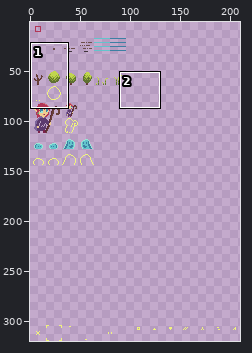
Pixel-art file -- assets/spritesheet.aseprite. The first picture is a wide view before the edit; the outline marks the close-up.
Close-up. The starting point:
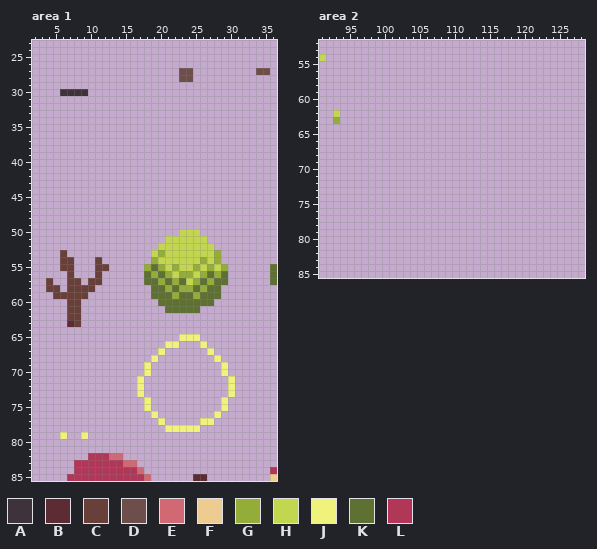
320x320 pixels, 1 frame. Shown: area 1: x 2..36, y 23..85; area 2: x 91..128, y 52..85. The wide view leaves out empty margins. The commit also changed other parts of the picture, which this record leaves out.
Palette (. is transparent): A #3f333b  B #5c2b34  C #684039  D #6d4e4b  E #d16974  F #eecb90  G #94ad39  H #c2d64f  J #eff37c  K #5f7132  L #b23657
Pixels before, area 1, first column x 4:
27 ...................DD.........DD.
28 ...................DD............
29 .................................
30 ..AAAA...........................
31 .................................
32 .................................
33 .................................
34 .................................
35 .................................
36 .................................
37 .................................
38 .................................
39 .................................
40 .................................
41 .................................
42 .................................
43 .................................
44 .................................
45 .................................
46 .................................
47 .................................
48 .................................
49 .................................
50 ...................HHH...........
51 .................HHHHHH..........
52 ................HHHHHHHH.........
53 ..C............HGHHHHHHHG........
54 ..CC...C.......GHHHHHHGHG........
55 ..CC...CC.....GKGHGHHGHGHG......K
56 ...C...C......KGKGHGGHGKGK......K
57 C..CC.CC......KKGKGKHGKGKK......K
58 CC.CCCC........KKGKGGKGKK........
59 .CCCCC.........KKKGKKGKKK........
60 ...CC...........KKKKKKKK.........
61 ...CC............KKKKK...........
62 ...CC............................
63 ...BC............................
64 .................................
65 ...................JJJ...........
66 .................JJ...J..........
67 ................J......J.........
68 ...............J........J........
69 ..............J..........J.......
70 ..............J..........J.......
71 .............J............J......
72 .............J............J......
73 .............J............J......
74 ..............J..........J.......
75 ..............J..........J.......
76 ...............J........J........
77 ................J.....JJ.........
78 .................JJJJJ...........
79 ..J..J...........................
80 .................................
81 .................................
82 ......LLLEE......................
83 ....LLLLLLLEE....................
84 ....LLLLLLLLLE..................L
85 ...LLLLLLLLLLLE......BB.........F
Pixels before, area 2, first column x 91:
54 H..
55 ...
56 ...
57 ...
58 ...
59 ...
60 ...
61 ...
62 ..H
63 ..G
The result:
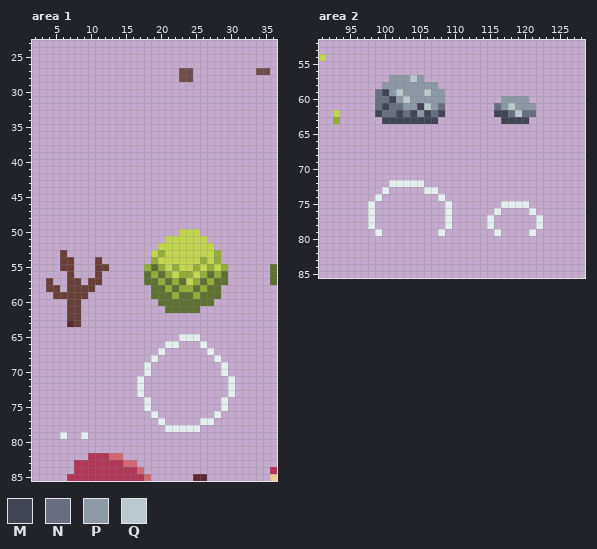
Colours new in this view: M #414453  N #696f80  P #8d99a4  Q #bac9cd
Edits made:
colour J: #eff37c -> #e5efef
Area 1:
y 30: x 6..9 AAAA -> ....
Area 2:
y 57: x 101..105 ..... -> PPPQP
y 58: x 100..107 ........ -> PPPPPPPP
y 59: x 99..108 .......... -> NMPQPPPQPP
y 60: x 99..108 .......... -> NNMPQPPPPP; x 117..120 .... -> PPPP
y 61: x 99..108 .......... -> NMNNPPMQPN; x 116..121 ...... -> NPQPPP
y 62: x 99..108 .......... -> MNNMNMPMNM; x 116..121 ...... -> MMNQNN
y 63: x 100..107 ........ -> MMMMMMMM; x 117..120 .... -> MMMM
y 72: x 101..105 ..... -> JJJJJ
y 73: x 100 . -> J; x 106..107 .. -> JJ
y 74: x 99 . -> J; x 108 . -> J
y 75: x 98 . -> J; x 109 . -> J; x 117..120 .... -> JJJJ
y 76: x 98 . -> J; x 109 . -> J; x 116 . -> J; x 121 . -> J
y 77..78: x 98 . -> J; x 109 . -> J; x 115 . -> J; x 122 . -> J
y 79: x 99 . -> J; x 108 . -> J; x 116 . -> J; x 121 . -> J
